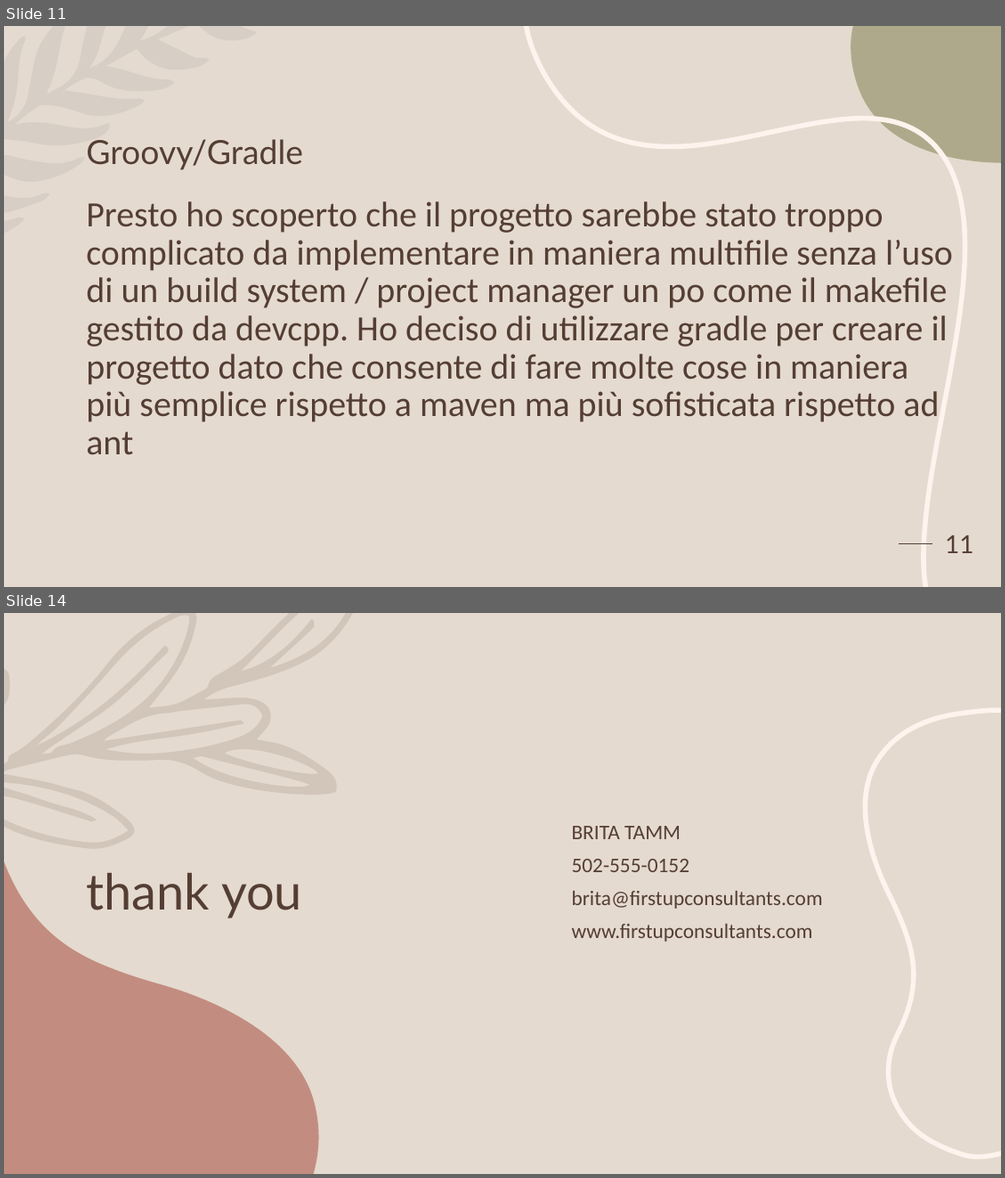
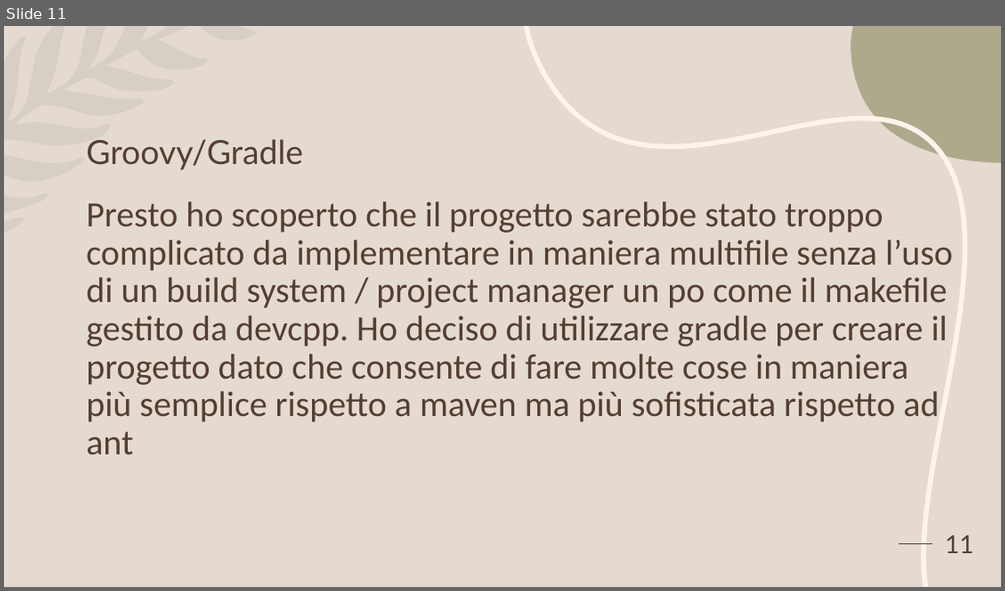
Before and after one commit to Alex123310/Appunti-Compiti, a slide deck: Il Mio.pptx. Shown one above the other, each under a label of ours: slides 11 and 14 before the commit, slide 11 after it; the slides between them are not shown. The pictures are 1005x1178 and 1005x591 pixels, drawn with LibreOffice and Linux fonts; fonts in the diff are those of the drawing. Boxes give left, top, right and bottom in pixels: in the first picture for what was removed or moved away, otherwise in the second. Text is boxed around its words. In the diff, an @@ line names an element or a change of style, - is before the commit and + after.

```diff
--- a/Il Mio.pptx
+++ b/Il Mio.pptx
@@ slide 14 removed at (x1=4, y1=613, x2=1001, y2=1174), background #E5DACF @@
@@ freeform shape removed at (x1=4, y1=613, x2=353, y2=849) @@
@@ freeform shape removed at (x1=866, y1=710, x2=1001, y2=1157) @@
@@ text removed at (x1=572, y1=826, x2=823, y2=941) @@
-BRITA TAMM
-502-555-0152
-  brita@firstupconsultants.com
-  www.firstupconsultants.com
@@ freeform shape removed at (x1=4, y1=859, x2=319, y2=1174) @@
@@ title removed at (x1=86, y1=873, x2=302, y2=918) @@
-thank you
```
Also in this commit, not shown: 1 slide changed, 2 slides added, 2 other slides removed.
